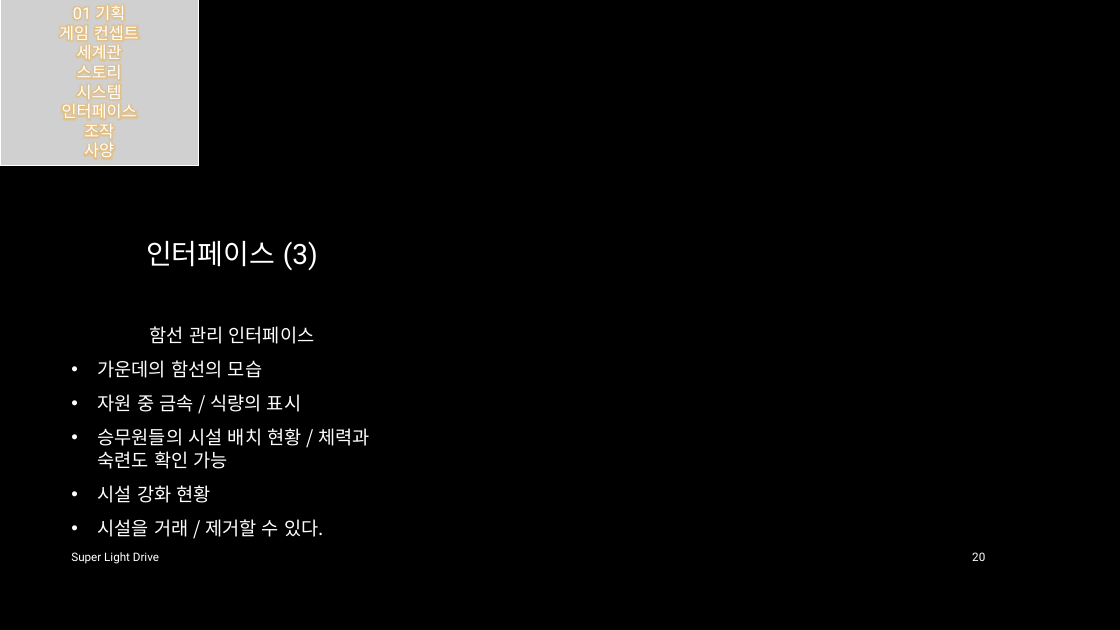
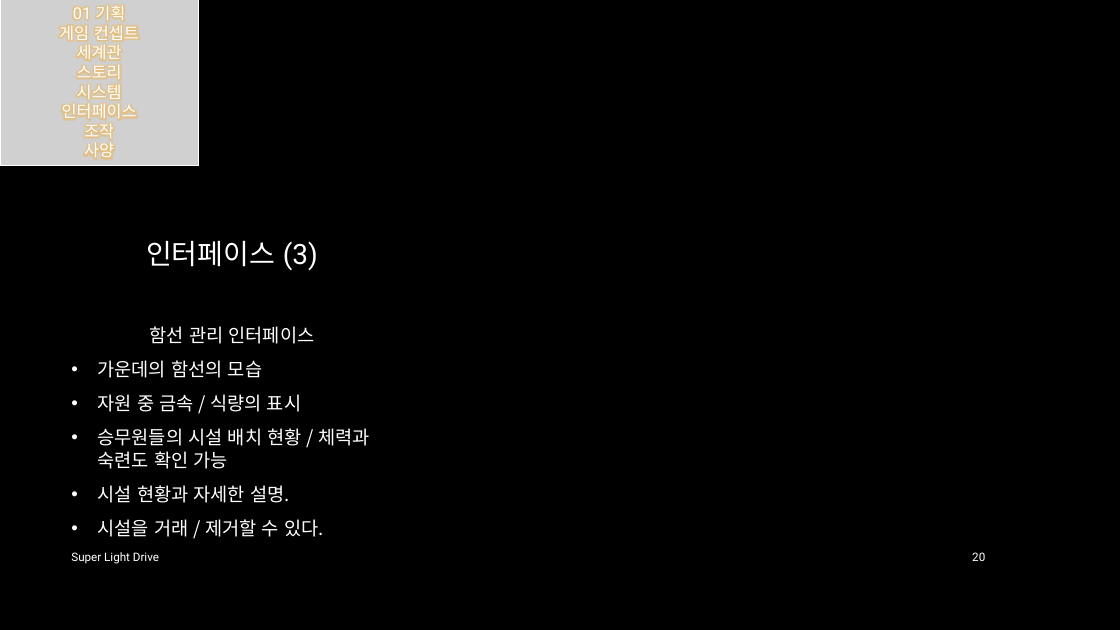
Before and after one commit to iconstudio/2017-Platformer, a slide deck: slide 20 of slides/SuperLightDrive_20171228.pptx. Drawn at 1120x630 pixels with LibreOffice and Linux fonts; fonts in the diff are those of the drawing; grey boxes stand for pictures; background and template pictures are left out. Boxes give left, top, right and bottom in pixels: in the first picture for what was removed or moved away, otherwise in the second. Text is boxed around its words. In the diff, an @@ line names an element or a change of style, - is before the commit and + after.

```diff
--- a/slides/SuperLightDrive_20171228.pptx
+++ b/slides/SuperLightDrive_20171228.pptx
@@ text at [98, 485, 290, 503]: text changed @@
-• 시설 강화 현황
+• 시설 현황과 자세한 설명.
```
Also in this commit, not shown: 7 other slides changed, 16 other files.
